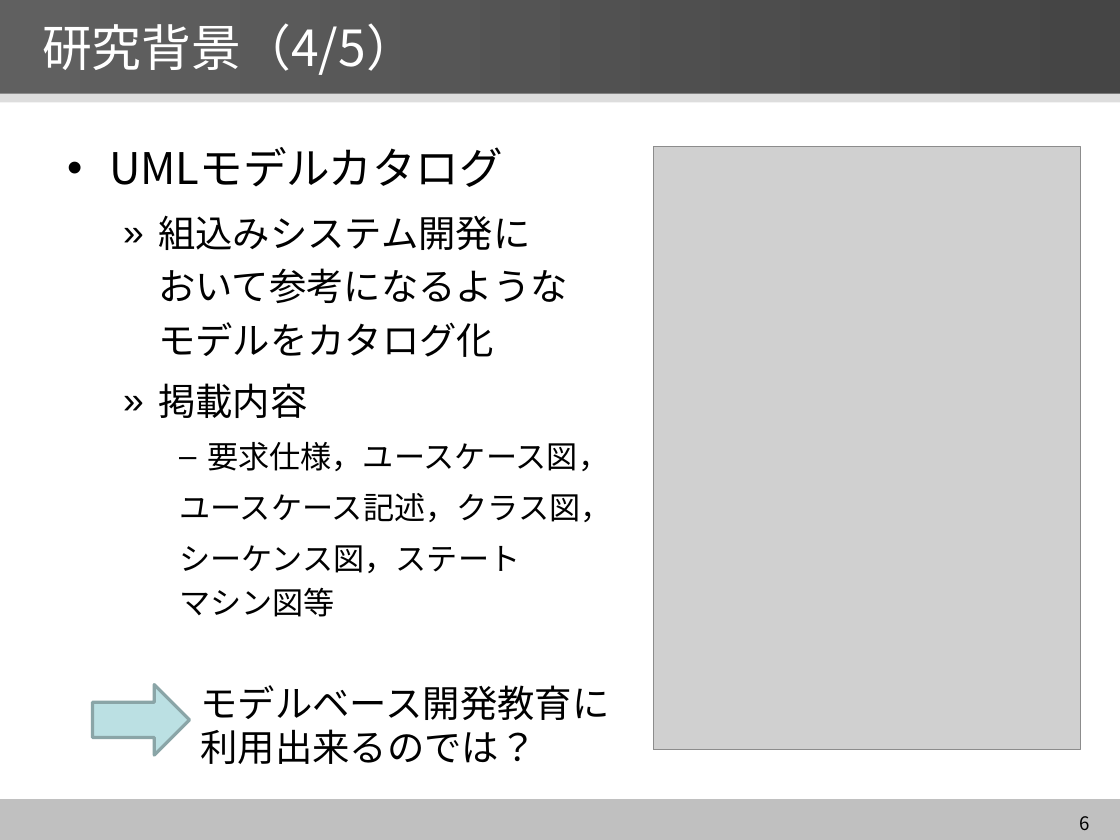
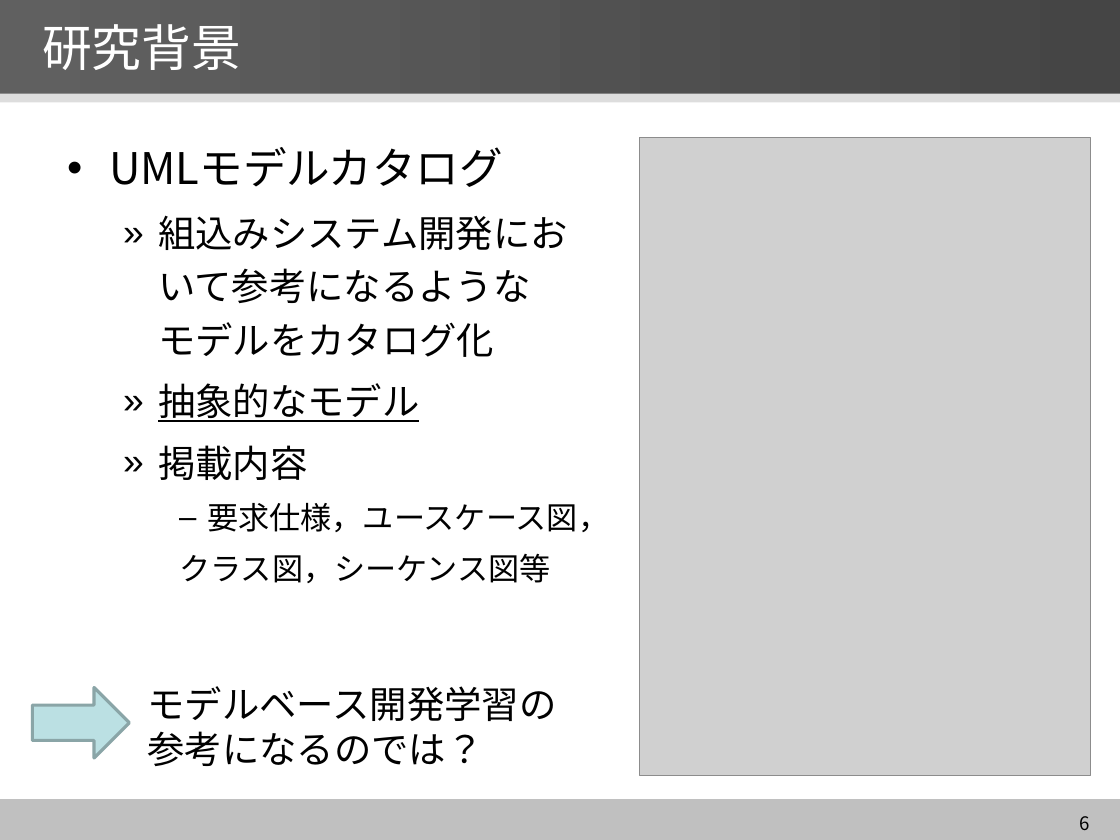
Before and after one commit to YutaNiimura/leJOS-OSEK, a slide deck: slide 6 of 中間発表関連/5I25新村祐太 中間発表スライドver2.0.pptx. Drawn at 1120x840 pixels with LibreOffice and Linux fonts; fonts in the diff are those of the drawing; grey boxes stand for pictures. Boxes give left, top, right and bottom in pixels: in the first picture for what was removed or moved away, otherwise in the second. Text is boxed around its words. In the diff, an @@ line names an element or a change of style, - is before the commit and + after.

```diff
--- a/中間発表関連/5I25新村祐太 中間発表スライドver2.0.pptx
+++ b/中間発表関連/5I25新村祐太 中間発表スライドver2.0.pptx
@@ title at <box>42,24,241,70</box>: text changed @@
-研究背景（4/5）
+研究背景
@@ picture: place and size @@
-picture at <box>654,147,1081,749</box>
+picture at <box>640,138,1091,775</box>
@@ picture: place and size @@
-picture at <box>654,148,1080,749</box>
+picture at <box>640,139,1089,775</box>
@@ picture removed at <box>654,147,1080,749</box> @@
@@ text at <box>158,215,568,422</box>: text changed @@
-  » 組込みシステム開発に
-    おいて参考になるようなモデルをカタログ化
+  » 組込みシステム開発において参考になるような
+    モデルをカタログ化
+  » 抽象的なモデル
@@ text at <box>179,553,551,583</box>: text changed @@
-    ユースケース記述，クラス図，
-    シーケンス図，ステート
-    マシン図等
+    クラス図，シーケンス図等
@@ right arrow: place and size @@
-right arrow at <box>93,684,190,755</box>
+right arrow at <box>32,688,130,758</box>
@@ text at <box>148,686,557,766</box>: text changed @@
-モデルベース開発教育に
-利用出来るのでは？
+モデルベース開発学習の
+参考になるのでは？
```
Also in this commit, not shown: 19 other slides changed, 2 slides removed, 2 other files.
